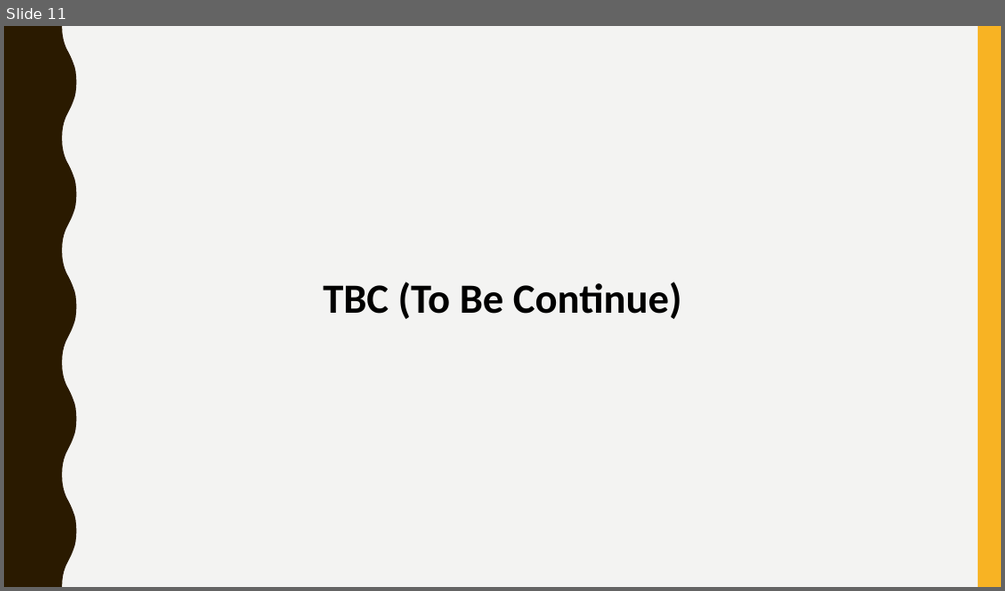
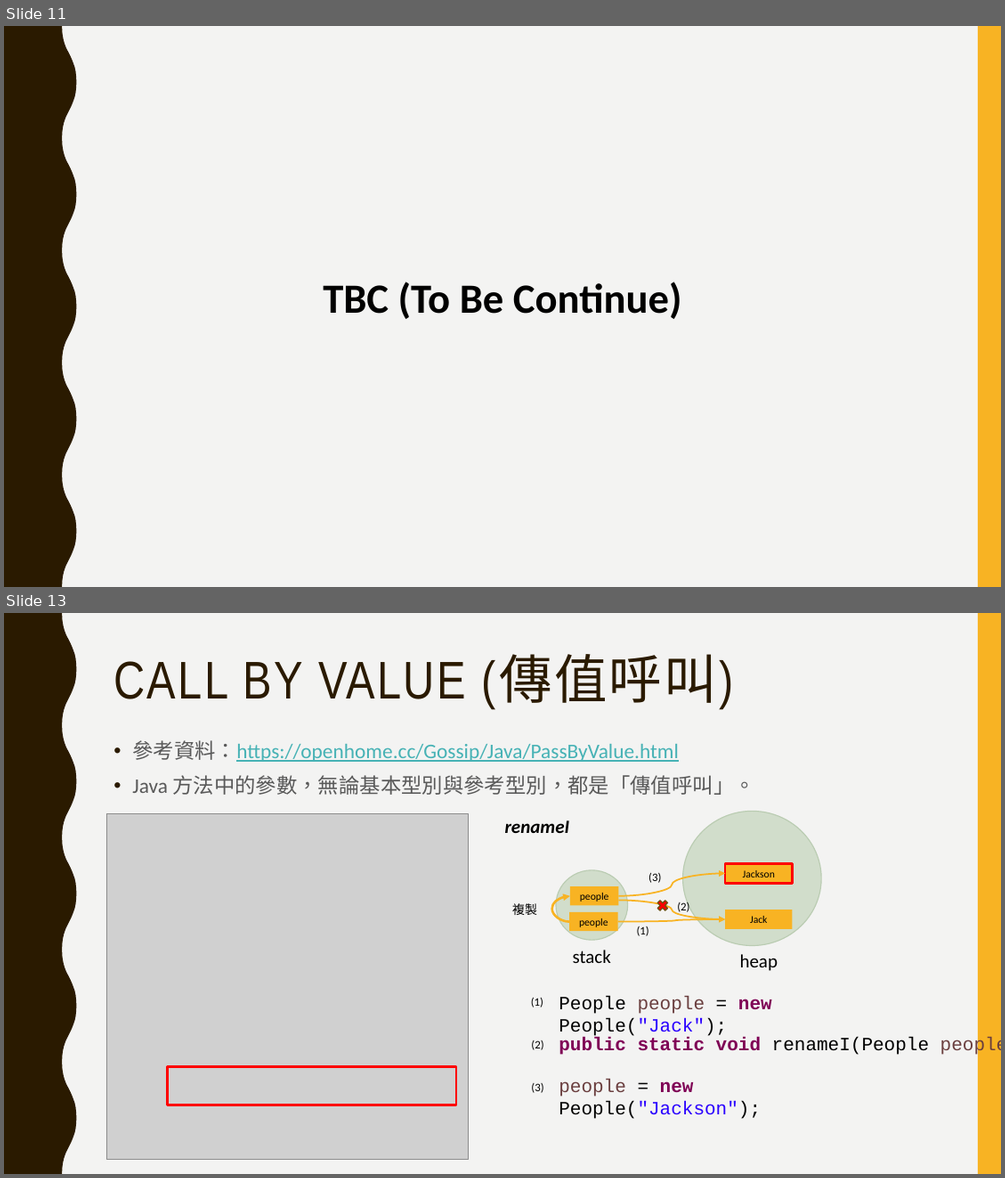
Before and after one commit to aweit-zhu/aweit-share, a slide deck: Java 相關/面試問題.pptx. Shown one above the other, each under a label of ours: slide 11 before the commit, slides 11 and 13 after it; the slides between them are not shown. The pictures are 1005x591 and 1005x1178 pixels, drawn with LibreOffice and Linux fonts; fonts in the diff are those of the drawing; grey boxes stand for pictures. Boxes give left, top, right and bottom in pixels: in the first picture for what was removed or moved away, otherwise in the second. Text is boxed around its words. In the diff, an @@ line names an element or a change of style, - is before the commit and + after.

```diff
--- a/Java 相關/面試問題.pptx
+++ b/Java 相關/面試問題.pptx
@@ slide 13 added at [4,613,1001,1174], background #F3F3F2; not listed: 2 template elements that a slide beside it also shows @@
@@ title added at [113,656,734,708], 51 pt, text #2A1A00 @@
+CALL BY VALUE (傳值呼叫)
@@ text added at [132,740,754,795], 20 pt, text #46B2B5, underline @@
+• 參考資料：https://openhome.cc/Gossip/Java/PassByValue.html
+• Java 方法中的參數，無論基本型別與參考型別，都是「傳值呼叫」。
@@ picture added at [106,813,468,1159] @@
@@ text added at [505,820,570,833], 18 pt, text #000000, bold, italic @@
+renameI
@@ ellipse added at [683,811,821,946], fill #D1DDCB, outline #BACCB2 1 pt @@
@@ ellipse added at [556,870,628,940], fill #D1DDCB, outline #BACCB2 1 pt @@
@@ curved arrow added from (619, 896) to (725, 873), #F8B323 1.5 pt @@
@@ text added at [648,873,661,883], 11 pt, text #000000 @@
+(3)
@@ rectangle added at [725,863,793,883], fill #F8B323, outline #FF0000 2.25 pt, 10 pt, text #000000 @@
+Jackson
@@ text added at [512,903,537,915], 12 pt, text #000000 @@
+複製
@@ curved arrow added from (569, 922) to (570, 896), #F8B323 2.25 pt @@
@@ rectangle added at [570,887,619,906], fill #F8B323, 10 pt, text #000000 @@
+people
@@ curved arrow added from (619, 900) to (725, 919), #F8B323 1.5 pt @@
@@ cross added at [655,898,670,913], fill #FF0000, outline #6D4E0F 1 pt @@
@@ text added at [677,900,689,914], 11 pt, text #000000 @@
+(2)
@@ rectangle added at [569,912,618,931], fill #F8B323, 10 pt, text #000000 @@
+people
@@ curved arrow added from (618, 922) to (725, 919), #F8B323 1.5 pt @@
@@ text added at [637,926,649,936], 11 pt, text #000000 @@
+(1)
@@ rectangle added at [725,910,793,929], fill #F8B323, 10 pt, text #000000 @@
+Jack
@@ text added at [573,949,611,963], 18 pt, text #000000 @@
+stack
@@ text added at [740,954,778,971], 18 pt, text #000000 @@
+heap
@@ text added at [531,997,543,1007], 11 pt, text #000000 @@
+(1)
@@ text added at [558,996,772,1038], 18 pt, text #000000 @@
+People people = new People("Jack");
@@ text added at [558,1037,1001,1056], 18 pt, text #7F0055 @@
+public static void renameI(People people)
@@ text added at [531,1040,543,1050], 11 pt, text #000000 @@
+(2)
@@ rectangle added at [168,1067,456,1105], outline #FF0000 2.25 pt @@
@@ text added at [531,1083,543,1093], 11 pt, text #000000 @@
+(3)
@@ text added at [558,1078,760,1119], 18 pt, text #000000 @@
+people = new People("Jackson");
```
Also in this commit, not shown: 1 other slide added, 3 other files.
